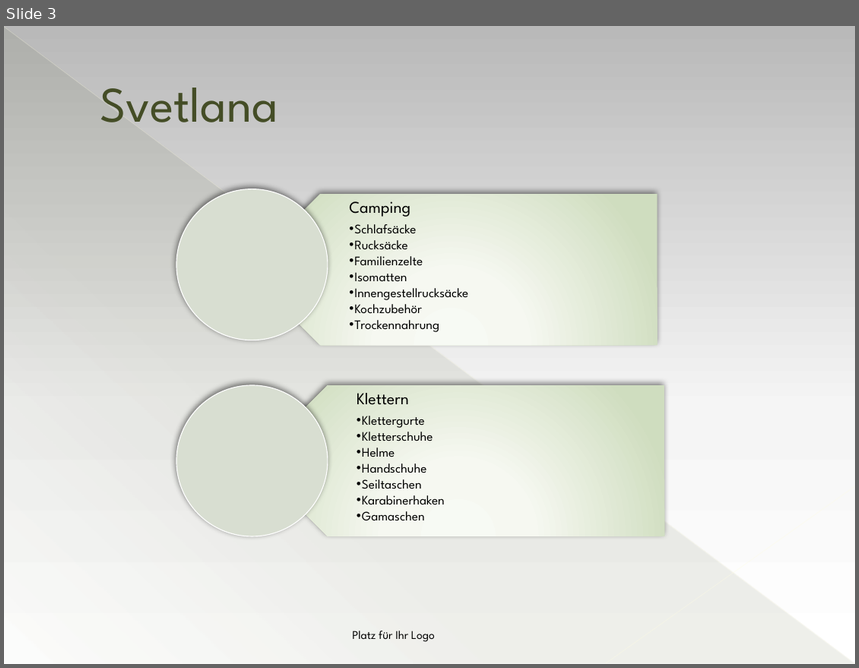
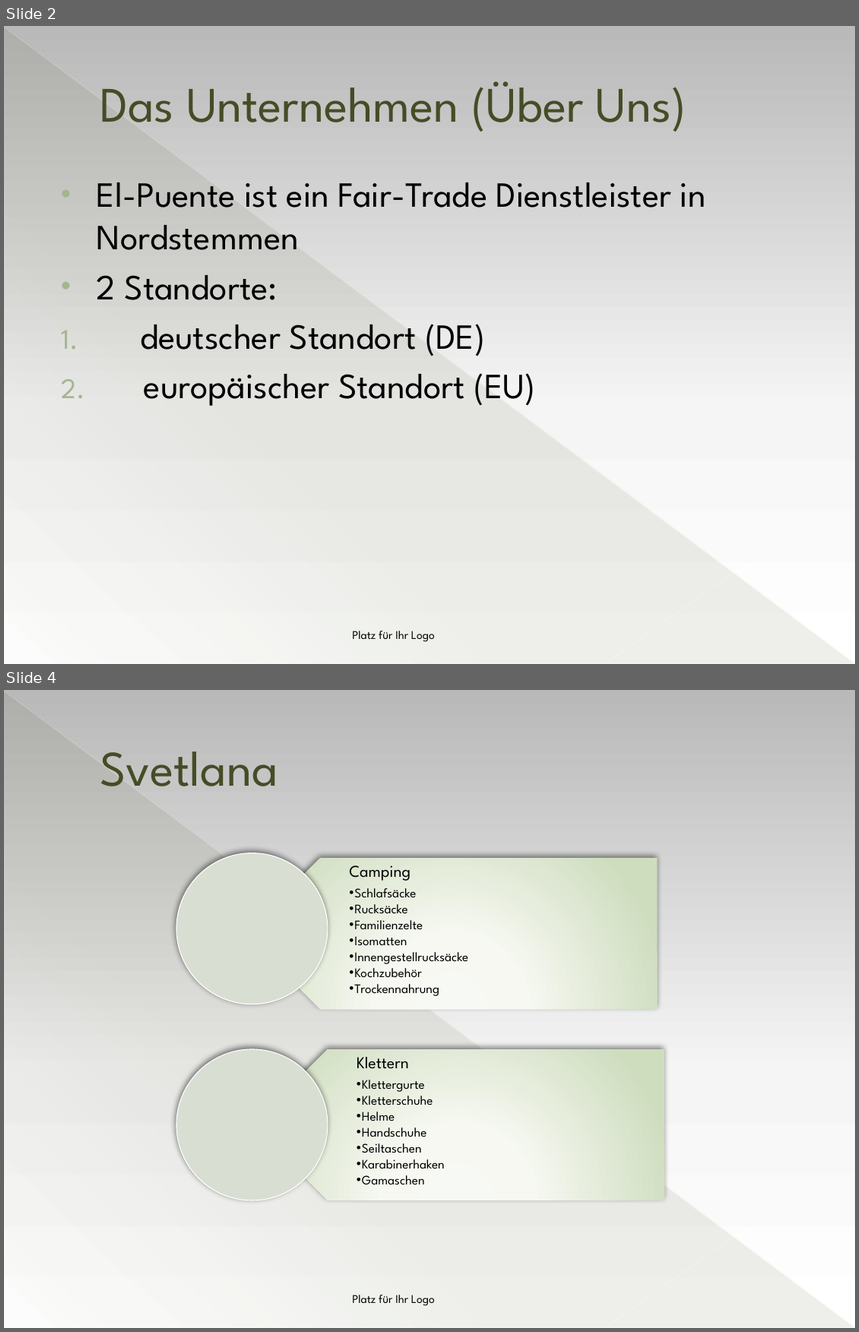
Before and after one commit to DataCraftAnca/Shop-Analyse, a slide deck: Shopauswertung.pptx. Shown one above the other, each under a label of ours: slide 3 before the commit, slides 2 and 4 after it; the slides between them are not shown. The pictures are 859x668 and 859x1332 pixels, drawn with LibreOffice and Linux fonts; fonts in the diff are those of the drawing. Boxes give left, top, right and bottom in pixels: in the first picture for what was removed or moved away, otherwise in the second. Text is boxed around its words. In the diff, an @@ line names an element or a change of style, - is before the commit and + after.

```diff
--- a/Shopauswertung.pptx
+++ b/Shopauswertung.pptx
@@ slide 2 added at [4, 26, 855, 664], background gradient #B9B9B9 to #F6F6F6 to #FFFFFF; not listed: 3 template elements that a slide beside it also shows @@
@@ title added at [100, 81, 686, 132], 42 pt, text #444D26 @@
+Das Unternehmen (Über Uns)
@@ text added at [97, 183, 706, 406], 30 pt, text #000000 @@
+• El-Puente ist ein Fair-Trade Dienstleister in Nordstemmen
+• 2 Standorte:
+1. deutscher Standort (DE)
+2. europäischer Standort (EU)
@@ text added at [352, 631, 435, 642], 10 pt, text #000000 @@
+Platz für Ihr Logo
@@ what was slide 3 is now slide 4 @@
```
Also in this commit, not shown: 2 slides changed, 4 other slides added, 1 slide removed.
